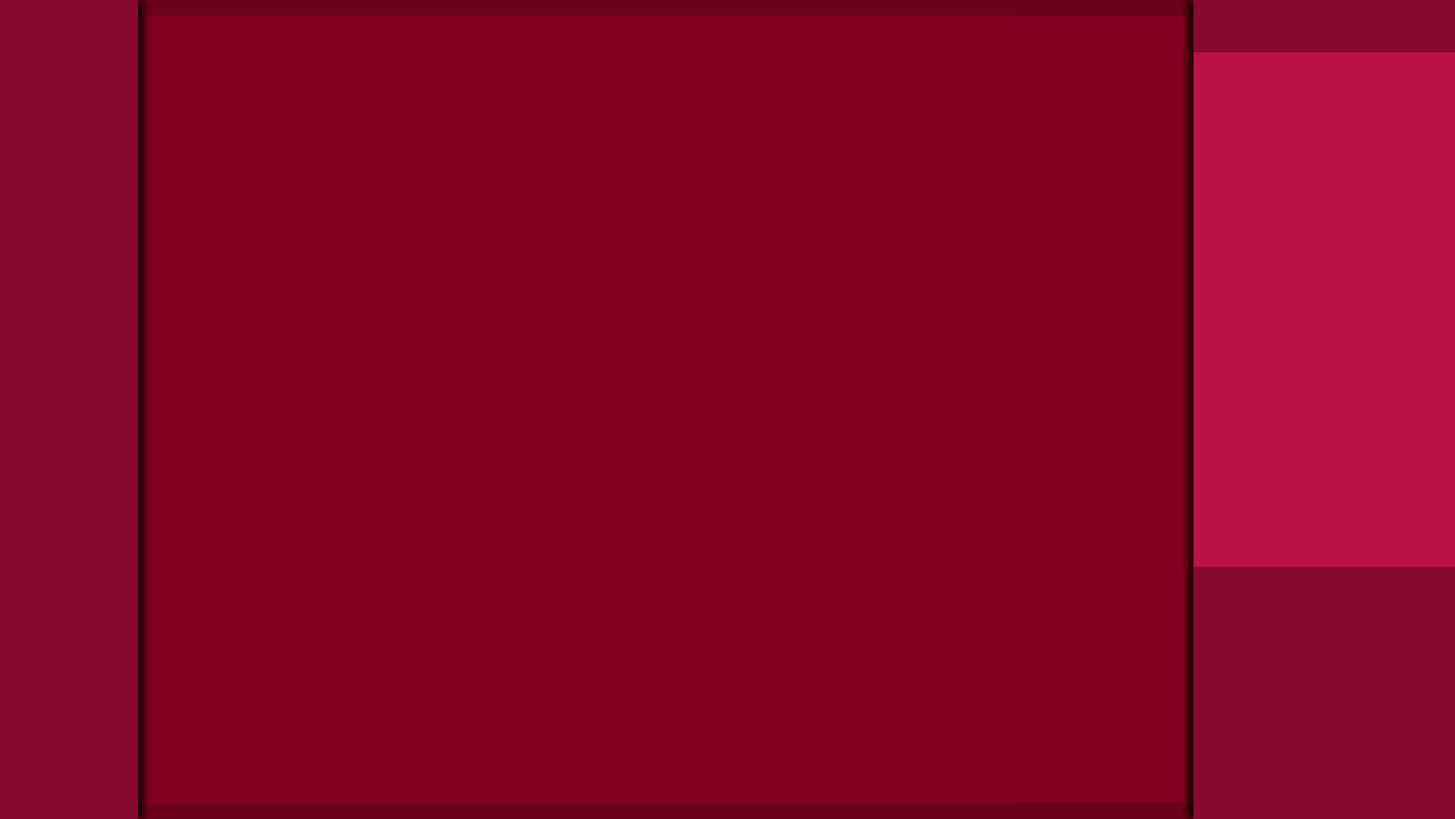
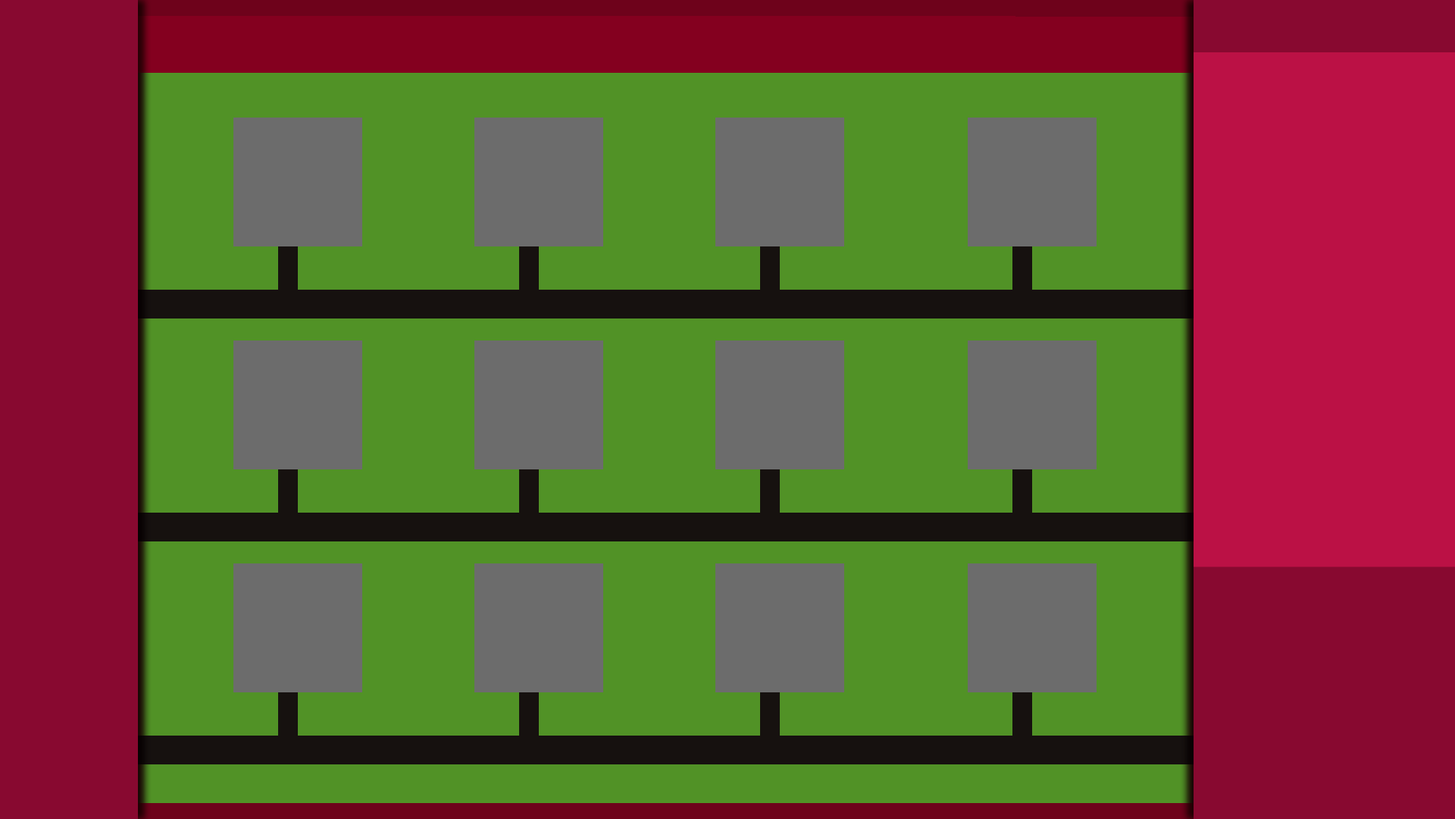
Two versions of the same layered image (1455x819). Layer-by-layer changes:
added group "Group 3 copy 2" with 9 layers above "Group 3 copy" over [233,563,1097,736]
added group "Group 1 copy 2" with 4 layers in group "Group 3 copy 2" over [233,563,1097,693]
added layer "Rectangle 1 copy 3" (1st of 3, in "Group 3 copy 2" › "Group 1 copy 2") in group "Group 1 copy 2" over [967,563,1097,693]
added layer "Rectangle 1 copy 2" (1st of 3, in "Group 3 copy 2" › "Group 1 copy 2") in group "Group 1 copy 2" over [715,563,845,693]
added layer "Rectangle 1 copy" (1st of 3, in "Group 3 copy 2" › "Group 1 copy 2") in group "Group 1 copy 2" over [474,563,604,693]
added layer "Rectangle 1" (1st of 3, in "Group 3 copy 2" › "Group 1 copy 2") in group "Group 1 copy 2" over [233,563,363,693]
added group "Group 3 copy" with 4 layers above "Group 3" over [278,469,1033,524]
added group "Group 3" with 4 layers above "Group 2" over [278,246,1033,301]
added group "Group 2" with 3 layers above "Group 1 copy" over [137,289,1194,765]
added layer "Rectangle 2 copy 2" in group "Group 2" over [137,735,1194,765]
added layer "Rectangle 2 copy" in group "Group 2" over [137,512,1194,542]
added layer "Rectangle 2" in group "Group 2" over [137,289,1194,319]
added group "Group 1 copy" with 4 layers above "Group 1" over [233,340,1097,470]
added layer "Rectangle 1 copy 3" (2nd of 3, in "Group 1 copy") in group "Group 1 copy" over [967,340,1097,470]
added layer "Rectangle 1 copy 2" (2nd of 3, in "Group 1 copy") in group "Group 1 copy" over [715,340,845,470]
added layer "Rectangle 1 copy" (2nd of 3, in "Group 1 copy") in group "Group 1 copy" over [474,340,604,470]
added layer "Rectangle 1" (2nd of 3, in "Group 1 copy") in group "Group 1 copy" over [233,340,363,470]
added group "Group 1" with 4 layers above "Layer 4" over [233,117,1097,247]
added layer "Layer 4" above "Layer 2" over [137,72,1194,803]
…and 16 more changes (16 added)
